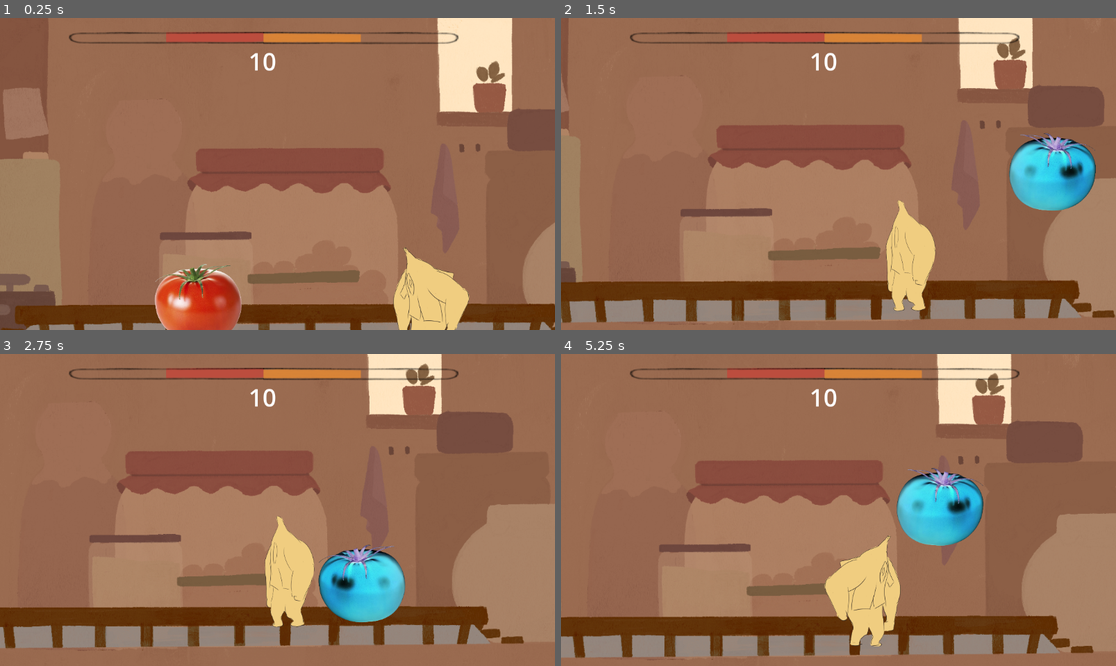
Above: before the commit, frames 1-4 (two rows, left to right).
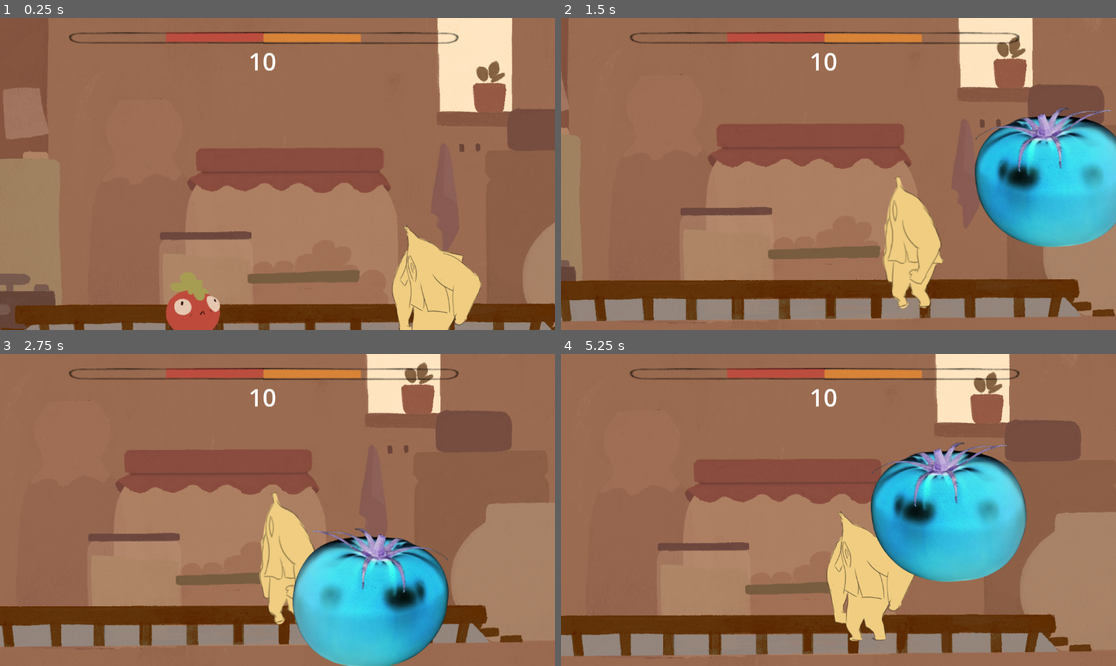
Above: after the commit, the same moments.

Repository: PZerua/ggj24_fruits
Game: Godot game, scene res://scenes/combat.tscn
The game is run twice, just before and just after one commit, with the same random seed, the same clock (stepped at 60 frames per second) and the same inputs.
Inputs:
- Up to frame 1 (0.25 s): no input
- Up to frame 2 (1.5 s): hold D (MOVE_RIGHT_1) from 0.53 s (still down); tap S (BLOCK_1) at 0.6 s; tap W (JUMP_1) at 0.77 s; tap Down (BLOCK_2) at 1.35 s
- Up to frame 3 (2.75 s): tap W (JUMP_1) at 1.52 s; release D (MOVE_RIGHT_1) at 2.03 s; hold A (MOVE_LEFT_1) from 2.03 s (still down); tap V (KICK_1) at 2.1 s
- Up to frame 4 (5.25 s): release A (MOVE_LEFT_1) at 2.78 s; hold D (MOVE_RIGHT_1) 2.78-4.28 s; tap P (KICK_2) at 2.85 s; tap W (JUMP_1) at 3.02, 3.77, 4.52 s; tap Left (MOVE_LEFT_2) at 3.6 s; hold A (MOVE_LEFT_1) 4.28-5.03 s; tap Right (MOVE_RIGHT_2) at 4.35 s; hold D (MOVE_RIGHT_1) from 5.03 s (still down); tap C (PUNCH_1) at 5.1 s

The runs differ from the first frame. In frame 1, 4.4% of the frame differs, in the area x 4-100%, y 15-100%; in frame 2, 12%; in frame 3, 12%; in frame 4, 14%, in the area x 0-100%, y 0-98%.

Commit message:
tomato idle

Diff:
--- a/assets/fruits/banana/banana.tscn
+++ b/assets/fruits/banana/banana.tscn
@@ -126,11 +126,12 @@
 script = ExtResource("1_m5ces")
 
 [node name="AnimatedSprite2D" type="AnimatedSprite2D" parent="."]
-scale = Vector2(0.5, 0.5)
+scale = Vector2(1.1, 1.1)
 sprite_frames = ExtResource("2_1t8ls")
 animation = &"idle"
 
 [node name="BodyCollider" type="CollisionShape2D" parent="."]
+position = Vector2(6.99731, -1.01862)
 shape = SubResource("CapsuleShape2D_hqn10")
 
 [node name="Colliders" type="Node2D" parent="."]
--- a/assets/fruits/banana/banana_frames.tres
+++ b/assets/fruits/banana/banana_frames.tres
@@ -1,11 +1,11 @@
-[gd_resource type="SpriteFrames" load_steps=7 format=3 uid="uid://5yxjellvaehc"]
+[gd_resource type="SpriteFrames" load_steps=7 format=3 uid="uid://h5kr26k8vncq"]
 
 [ext_resource type="Texture2D" uid="uid://cww5idu0f85y3" path="res://assets/fruits/banana/banana_block_0.png" id="1_2hnj0"]
-[ext_resource type="Texture2D" uid="uid://dtgix7k60dl5e" path="res://assets/fruits/banana/banana_idle_0.png" id="1_h1476"]
-[ext_resource type="Texture2D" uid="uid://btedy53tpop1n" path="res://assets/fruits/banana/banana_idle_1.png" id="2_hk552"]
+[ext_resource type="Texture2D" uid="uid://kc8rxr31ixs1" path="res://assets/fruits/banana/idle/platano_anims_idle_01.png" id="2_n5xnt"]
 [ext_resource type="Texture2D" uid="uid://lm60g1dewl3p" path="res://assets/fruits/banana/banana_walk_0.png" id="3_3affm"]
+[ext_resource type="Texture2D" uid="uid://dqjc1xf02w8l4" path="res://assets/fruits/banana/idle/platano_anims_idle_02.png" id="3_yrsxx"]
+[ext_resource type="Texture2D" uid="uid://31cbuclomfn3" path="res://assets/fruits/banana/idle/platano_anims_idle_03.png" id="4_8rc78"]
 [ext_resource type="Texture2D" uid="uid://dc7ebpyrjdao7" path="res://assets/fruits/banana/banana_walk_1.png" id="4_tsdkq"]
-[ext_resource type="Texture2D" uid="uid://bryyjs4py03q" path="res://assets/fruits/banana/banana_idle_2.png" id="4_xh8yp"]
 
 [resource]
 animations = [{
@@ -19,13 +19,13 @@
 }, {
 "frames": [{
 "duration": 1.0,
-"texture": ExtResource("1_h1476")
+"texture": ExtResource("2_n5xnt")
 }, {
 "duration": 1.0,
-"texture": ExtResource("2_hk552")
+"texture": ExtResource("3_yrsxx")
 }, {
 "duration": 1.0,
-"texture": ExtResource("4_xh8yp")
+"texture": ExtResource("4_8rc78")
 }],
 "loop": true,
 "name": &"idle",
--- a/assets/fruits/controller.gd
+++ b/assets/fruits/controller.gd
@@ -152,10 +152,10 @@
 		sprite.play("idle")
 
 	if velocity.x > 0.0:
-		sprite.flip_h = true
+		sprite.flip_h = false
 		side = Sides.RIGHT
 	elif velocity.x < 0.0:
-		sprite.flip_h = false
+		sprite.flip_h = true
 		side = Sides.LEFT
 
 func toggle_punch_enabled():
--- a/assets/fruits/tomato/tomato.tscn
+++ b/assets/fruits/tomato/tomato.tscn
@@ -1,10 +1,10 @@
 [gd_scene load_steps=12 format=3 uid="uid://dt4g2ewu42uek"]
 
 [ext_resource type="Script" path="res://assets/fruits/tomato/tomato.gd" id="1_1rutx"]
-[ext_resource type="SpriteFrames" uid="uid://cxoci2w2tp4ss" path="res://assets/fruits/tomato/tomato_frames.tres" id="2_5awyp"]
+[ext_resource type="SpriteFrames" uid="uid://bn4sv2khs84d3" path="res://assets/fruits/tomato/tomato_frames.tres" id="2_5awyp"]
 
 [sub_resource type="CapsuleShape2D" id="CapsuleShape2D_0y85t"]
-radius = 92.0
+radius = 71.0
 height = 184.0
 
 [sub_resource type="CapsuleShape2D" id="CapsuleShape2D_cfrdh"]
@@ -131,14 +131,13 @@
 script = ExtResource("1_1rutx")
 
 [node name="AnimatedSprite2D" type="AnimatedSprite2D" parent="."]
-scale = Vector2(0.5, 0.5)
+scale = Vector2(0.9, 0.9)
 sprite_frames = ExtResource("2_5awyp")
 animation = &"idle"
-frame = 1
-frame_progress = 0.27589
+frame_progress = 0.119249
 
 [node name="BodyCollider" type="CollisionShape2D" parent="."]
-position = Vector2(-2, 28)
+position = Vector2(-7, 6)
 shape = SubResource("CapsuleShape2D_0y85t")
 
 [node name="Colliders" type="Node2D" parent="."]
--- a/assets/fruits/tomato/tomato_frames.tres
+++ b/assets/fruits/tomato/tomato_frames.tres
@@ -1,9 +1,9 @@
-[gd_resource type="SpriteFrames" load_steps=6 format=3 uid="uid://cxoci2w2tp4ss"]
+[gd_resource type="SpriteFrames" load_steps=6 format=3 uid="uid://bn4sv2khs84d3"]
 
 [ext_resource type="Texture2D" uid="uid://d13c05hcxb8nk" path="res://assets/fruits/tomato/tomato_block_0.png" id="1_2p3sq"]
-[ext_resource type="Texture2D" uid="uid://c4hcwm53ljwn8" path="res://assets/fruits/tomato/tomato_idle_0.png" id="1_f23yb"]
-[ext_resource type="Texture2D" uid="uid://c1sfinvbvvbaq" path="res://assets/fruits/tomato/tomato_idle_1.png" id="2_ovs3b"]
+[ext_resource type="Texture2D" uid="uid://bq6xau7jrklaj" path="res://assets/fruits/tomato/idle/idle_0.png" id="2_q1d6s"]
 [ext_resource type="Texture2D" uid="uid://brxn3f8wepq7v" path="res://assets/fruits/tomato/tomato_walk_0.png" id="3_or3p7"]
+[ext_resource type="Texture2D" uid="uid://djk37seka00by" path="res://assets/fruits/tomato/idle/idle_1.png" id="3_ynyaw"]
 [ext_resource type="Texture2D" uid="uid://bu5wut5763tcy" path="res://assets/fruits/tomato/tomato_walk_1.png" id="4_wstpp"]
 
 [resource]
@@ -18,10 +18,10 @@
 }, {
 "frames": [{
 "duration": 1.0,
-"texture": ExtResource("1_f23yb")
+"texture": ExtResource("2_q1d6s")
 }, {
 "duration": 1.0,
-"texture": ExtResource("2_ovs3b")
+"texture": ExtResource("3_ynyaw")
 }],
 "loop": true,
 "name": &"idle",
Binary file added: assets/fruits/banana/idle/platano_anims_idle_01.png
Not shown, added: assets/fruits/banana/idle/platano_anims_idle_01.png.import
Binary file added: assets/fruits/banana/idle/platano_anims_idle_02.png
Not shown, added: assets/fruits/banana/idle/platano_anims_idle_02.png.import
Binary file added: assets/fruits/banana/idle/platano_anims_idle_03.png
Not shown, added: assets/fruits/banana/idle/platano_anims_idle_03.png.import
Binary file added: assets/fruits/tomato/idle/idle_0.png
Not shown, added: assets/fruits/tomato/idle/idle_0.png.import
Binary file added: assets/fruits/tomato/idle/idle_1.png
Not shown, added: assets/fruits/tomato/idle/idle_1.png.import
